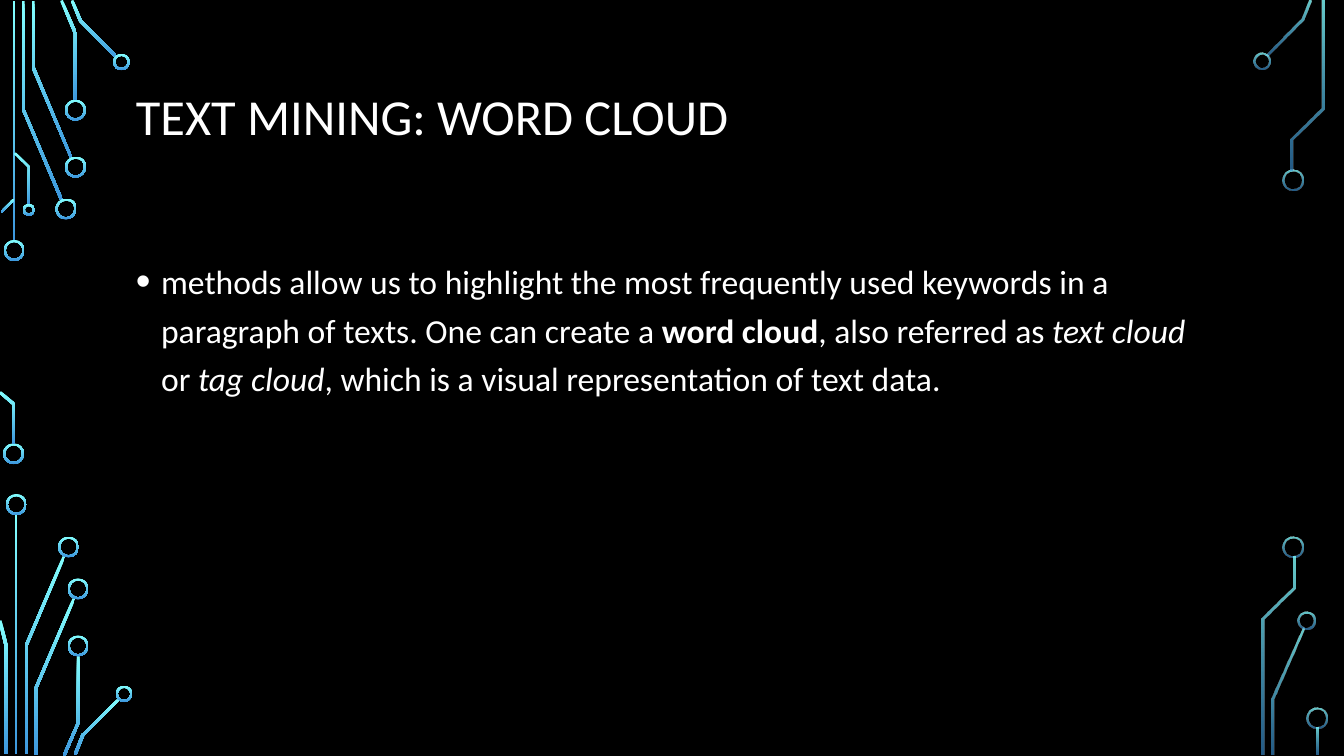
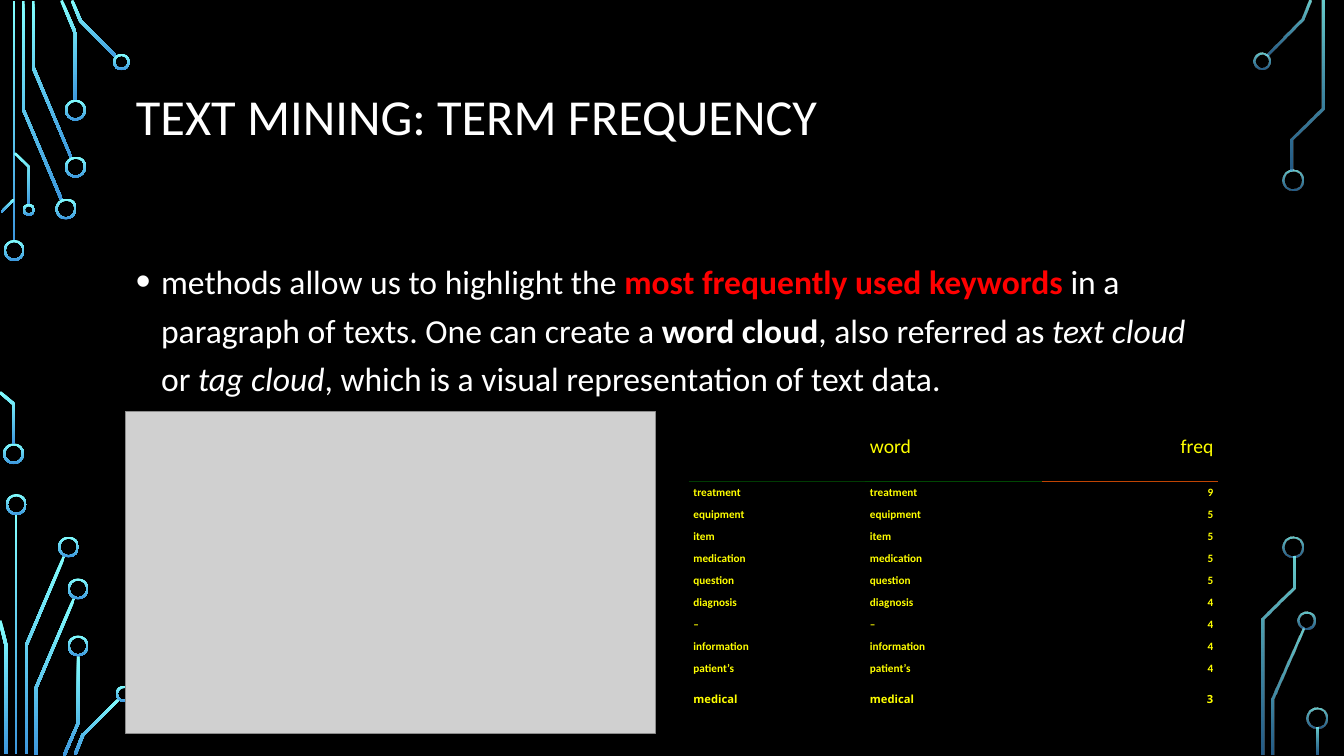
Before and after one commit to AjayArora35/Data-607-Context-Presentation, a slide deck: slide 3 of Text Mining with R.pptx. Drawn at 1344x756 pixels with LibreOffice and Linux fonts; fonts in the diff are those of the drawing; grey boxes stand for pictures; background and template pictures are left out. Boxes give left, top, right and bottom in pixels: in the first picture for what was removed or moved away, otherwise in the second. Text is boxed around its words. In the diff, an @@ line names an element or a change of style, - is before the commit and + after.

```diff
--- a/Text Mining with R.pptx
+++ b/Text Mining with R.pptx
@@ title at [136,102,817,142]: text changed @@
-TEXT MINING: WORD CLOUD
+TEXT MINING: TERM FREQUENCY
@@ text "methods allow us to highlight ..." at [161,270,1185,397]: text colour #FFFFFF to #FF0000, bold on in "most frequently used keywords" @@
@@ picture added at [126,411,655,734] @@
@@ table added at [689,411,1218,720], 11 rows, 3 columns @@
+ | word | freq
+treatment | treatment | 9
+equipment | equipment | 5
+item | item | 5
+medication | medication | 5
+question | question | 5
+diagnosis | diagnosis | 4
+– | – | 4
+information | information | 4
+patient’s | patient’s | 4
+medical | medical | 3
```
Also in this commit, not shown: 2 other slides changed.
